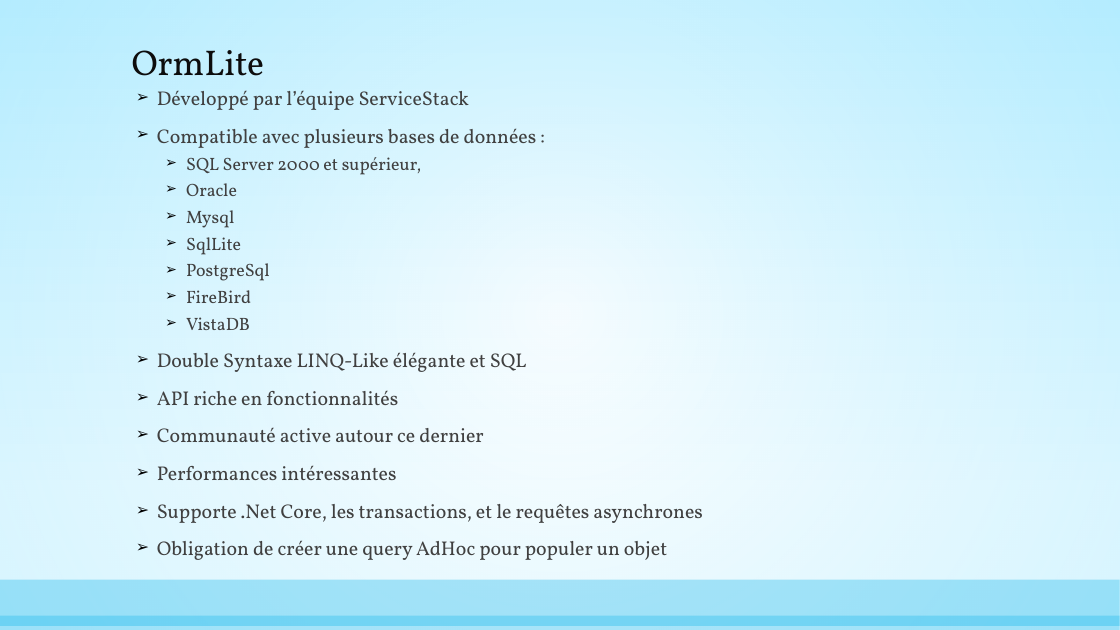
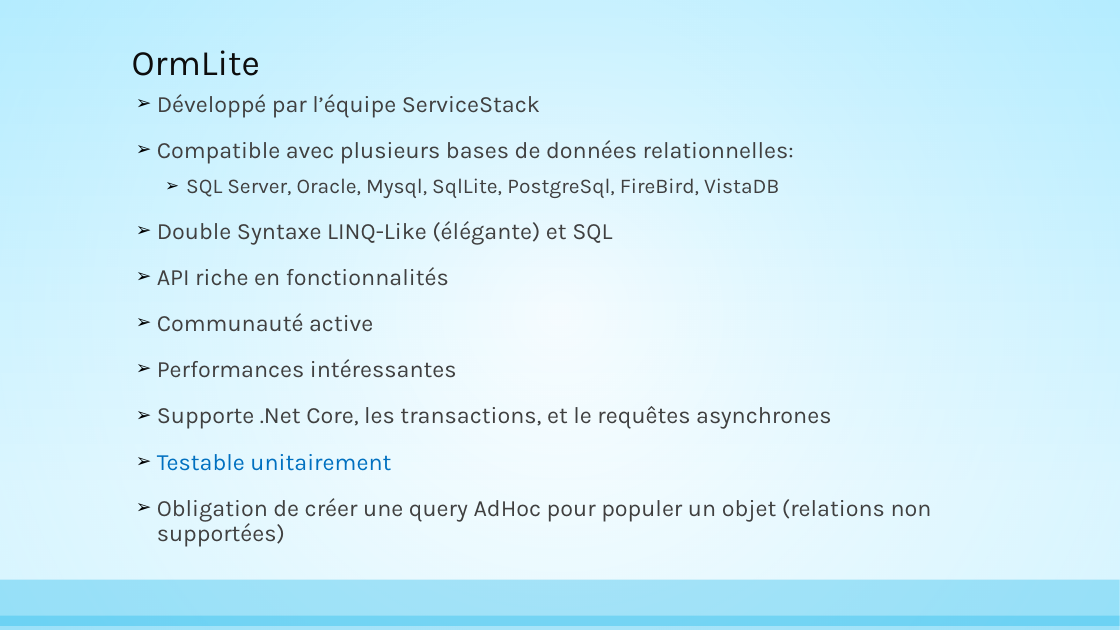
Before and after one commit to AnthonyGiretti/MicroOrmDemo.net, a slide deck: slide 13 of Items/Les Micro Orm, alternatives à Entity Framework.pptx (slide 12 before the commit). Drawn at 1120x630 pixels with LibreOffice and Linux fonts; fonts in the diff are those of the drawing. Boxes give left, top, right and bottom in pixels: in the first picture for what was removed or moved away, otherwise in the second. Text is boxed around its words. In the diff, an @@ line names an element or a change of style, - is before the commit and + after.

```diff
--- a/Items/Les Micro Orm, alternatives à Entity Framework.pptx
+++ b/Items/Les Micro Orm, alternatives à Entity Framework.pptx
@@ title "OrmLite" at [132, 50, 260, 76]: font Vollkorn to Karla @@
@@ text at [157, 94, 831, 429]: size 17 to 20 pt, font Vollkorn to Karla in "Développé par l’équipe ServiceStack", "API riche en fonctionnalités", "Performances intéressantes", "Supporte .Net Core, les transactions, et le ..."; line spacing 0.7 to 0.9 @@
@@ text at [157, 140, 794, 244]: text changed; size 17 to 20 pt; font Vollkorn to Karla @@
-➢ Compatible avec plusieurs bases de données :
-  ➢ SQL Server 2000 et supérieur,
-  ➢ Oracle
-  ➢ Mysql
-  ➢ SqlLite
-  ➢ PostgreSql
-  ➢ FireBird
-  ➢ VistaDB
-➢ Double Syntaxe LINQ-Like élégante et SQL
+➢ Compatible avec plusieurs bases de données relationnelles:
+  ➢ SQL Server, Oracle, Mysql, SqlLite, PostgreSql, FireBird, VistaDB
+➢ Double Syntaxe LINQ-Like (élégante) et SQL
@@ text at [157, 313, 373, 332]: text changed; size 17 to 20 pt; font Vollkorn to Karla @@
-➢ Communauté active autour ce dernier
+➢ Communauté active
@@ text at [157, 454, 932, 546]: text changed; size 17 to 20 pt; font Vollkorn to Karla @@
-➢ Obligation de créer une query AdHoc pour populer un objet
+➢ Testable unitairement
+➢ Obligation de créer une query AdHoc pour populer un objet (relations non supportées)
```
Also in this commit, not shown: 13 other slides changed, 6 slides added.
